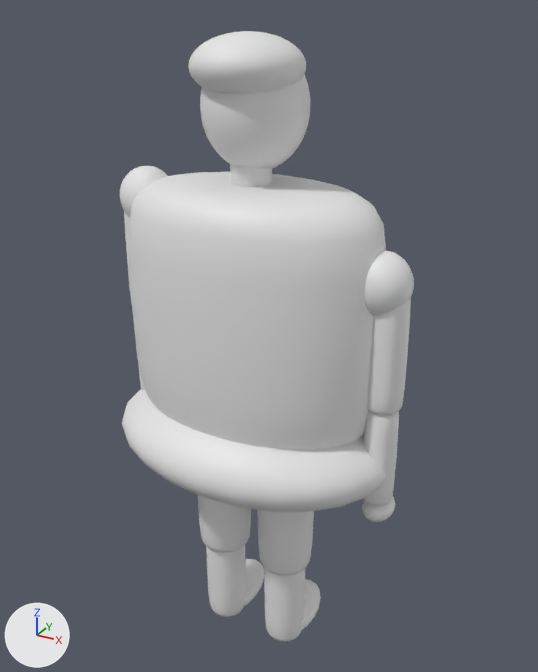
The glTF model assets/props/character-male-e.glb, before and after one commit.
Camera for both pictures: a camera (50 mm lens) standing at (0.87, -1.495, 1.702) and looking at (0.015, 0.058, 0.925). The axes (+X, +Y, +Z) are drawn at lower left. The lights are the same throughout. The first picture is the older version. Vertices at exactly the same position are counted once.

Names of what the first picture shows: 'crowd-arm-l', 'crowd-arm-r', 'crowd-body'.
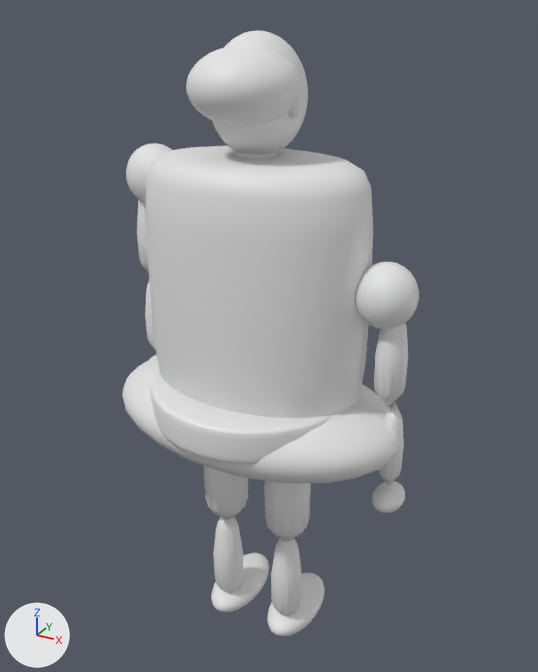
What changed in the scene script:
```text
Change me_cylinder:
    remove me_cylinder.from_pydata(...)  # 4154 vertices, 8264 faces; spans x -0.72..0.06, y -0.28..0.27, z -1.14..0.51
    add me_cylinder.from_pydata(...)  # 5358 vertices, 10648 faces; spans x -0.74..0.06, y -0.28..0.26, z -1.13..0.53
    me_cylinder part 1: the loose piece of 398 vertices spanning x -0.67..0.01, y -0.22..0.21, z -0.45..0.19 is rebuilt with 354 vertices and now spans x -0.63..-0.05, y -0.2..0.19, z -0.37..0.26
    me_cylinder part 2: the loose piece of 362 vertices spanning x -0.72..0.06, y -0.28..0.27, z -0.61..-0.35 is rebuilt with 534 vertices and now spans x -0.74..0.06, y -0.26..0.24, z -0.53..-0.28
    me_cylinder part 3: the loose piece of 310 vertices spanning x -0.51..-0.36, y -0.08..0.07, z -0.88..-0.47 is rebuilt with 74 vertices and now spans x -0.5..-0.37, y -0.07..0.05, z -0.81..-0.43
    me_cylinder part 4: the loose piece of 310 vertices spanning x -0.31..-0.16, y -0.08..0.07, z -0.88..-0.47 is rebuilt with 74 vertices and now spans x -0.3..-0.18, y -0.07..0.05, z -0.81..-0.43
    me_cylinder part 5: a new loose piece of 310 vertices spanning x -0.61..-0.07, y -0.28..0.26, z -0.4..-0.31
    me_cylinder part 6: a new loose piece of 74 vertices spanning x -0.48..-0.39, y -0.06..0.03, z -1.09..-0.76
    me_cylinder part 7: a new loose piece of 74 vertices spanning x -0.29..-0.2, y -0.06..0.03, z -1.09..-0.76
    me_cylinder part 8: 73 vertices moved within x -0.45..-0.22, y -0.14..0.13, z 0.17..0.51; 1450 vertices removed from x -0.46..-0.21, y -0.15..0.15, z 0.17..0.51; 2960 vertices added at x -0.6..-0.08, y -0.18..0.17, z -0.18..0.53
    me_cylinder part 9: 32 vertices moved within x -0.49..-0.17, y -0.05..0.18, z -1.13..-1.07; 1075 vertices removed from x -0.5..-0.17, y -0.06..0.18, z -1.14..-0.78; 655 vertices added at x -0.51..-0.17, y -0.08..0.19, z -1.13..-1.04
Change me_sphere_003:
    remove me_sphere_003.from_pydata(...)  # 1290 vertices, 2564 faces; spans x -0.708..-0.567, y -0.073..0.072, z -0.511..0.198
    add me_sphere_003.from_pydata(...)  # 760 vertices, 1504 faces; spans x -0.707..-0.559, y -0.073..0.081, z -0.396..0.262
    me_sphere_003 part 10: the loose piece of 394 vertices spanning x -0.708..-0.611, y -0.05..0.044, z -0.184..0.111 is rebuilt with 68 vertices and now spans x -0.694..-0.617, y -0.037..0.039, z -0.096..0.172
    me_sphere_003 part 11: the loose piece of 302 vertices spanning x -0.708..-0.567, y -0.073..0.068, z 0.047..0.198 is rebuilt with 362 vertices and now spans x -0.706..-0.559, y -0.073..0.074, z 0.109..0.262
    me_sphere_003 part 12: a new loose piece of 68 vertices spanning x -0.697..-0.637, y -0.018..0.042, z -0.326..-0.081
    me_sphere_003 part 13: 394 vertices removed from x -0.7..-0.619, y -0.042..0.037, z -0.442..-0.185
    other edits to the shape of me_sphere_003 do not show in these pictures
Change me_sphere_005:
    remove me_sphere_005.from_pydata(...)  # 1290 vertices, 2564 faces; spans x -0.071..0.071, y -0.073..0.073, z -0.64..0.071
    add me_sphere_005.from_pydata(...)  # 760 vertices, 1504 faces; spans x -0.074..0.074, y -0.077..0.077, z -0.606..0.053
    me_sphere_005 part 14: the loose piece of 394 vertices spanning x -0.028..0.071, y -0.051..0.045, z -0.313..-0.016 is rebuilt with 68 vertices and now spans x -0.016..0.061, y -0.042..0.035, z -0.306..-0.038
    me_sphere_005 part 15: the loose piece of 394 vertices spanning x -0.021..0.064, y -0.045..0.038, z -0.572..-0.31 is rebuilt with 68 vertices and now spans x 0.004..0.064, y -0.022..0.038, z -0.535..-0.291
    me_sphere_005 part 16: the loose piece of 302 vertices spanning x -0.071..0.07, y -0.073..0.067, z -0.08..0.071 is rebuilt with 362 vertices and now spans x -0.074..0.073, y -0.077..0.069, z -0.101..0.053
    me_sphere_005 part 17: a new loose piece of 262 vertices spanning x -0.006..0.074, y -0.038..0.077, z -0.606..-0.543
    me_sphere_005 part 18: 200 vertices removed from x -0.018..0.061, y -0.036..0.073, z -0.64..-0.574
Change ob_crowd_body:
    ob_crowd_body.location: (0.334, 0.003, 1.144) -> (0.339, 0.023, 1.132)
Change ob_crowd_arm_l:
    ob_crowd_arm_l.location: (0.334, 0.003, 1.144) -> (0.339, 0.023, 1.132)
Change ob_crowd_arm_r:
    ob_crowd_arm_r.location: (0.334, 0.003, 1.144) -> (0.339, 0.023, 1.132)
```

What differs and where, as boxes (x1, y1, x2, y2) in the pictures (538 x 672 px; the box of a moved part takes in the faces that stretch with it):
'crowd-body', reshaped, moved: before (122, 31, 397, 642); after (122, 30, 400, 636)
'crowd-arm-r', reshaped, moved: before (362, 250, 414, 522); after (355, 262, 419, 513)
'crowd-arm-l', reshaped, moved: before (120, 166, 167, 390); after (126, 143, 172, 360)
part 1 of me_cylinder, rebuilt (11% narrower): before (129, 171, 386, 450); after (145, 146, 373, 418)
part 2 of me_cylinder, rebuilt: before (122, 389, 397, 512); after (122, 358, 400, 484)
part 3 of me_cylinder, rebuilt: before (198, 495, 251, 553); after (204, 466, 248, 520)
part 4 of me_cylinder, rebuilt: before (257, 510, 314, 576); after (264, 481, 311, 541)
part 5 of me_cylinder, added: after (150, 370, 333, 464)
part 6 of me_cylinder, added: after (213, 517, 243, 592)
part 7 of me_cylinder, added: after (271, 538, 302, 615)
part 8 of me_cylinder, moved or reshaped: before (188, 31, 311, 187); after (186, 30, 308, 158)
part 9 of me_cylinder, moved or reshaped: before (206, 545, 321, 642); after (211, 553, 325, 636)
part 10 of me_sphere_003, rebuilt: before (124, 211, 132, 304); after (137, 200, 149, 272)
part 11 of me_sphere_003, rebuilt: before (120, 166, 167, 218); after (126, 143, 172, 203)
part 12 of me_sphere_003, added: after (145, 283, 156, 350)
part 13 of me_sphere_003, deleted (mostly hidden): before (138, 363, 144, 390)
part 14 of me_sphere_005, rebuilt: before (367, 298, 411, 415); after (374, 323, 408, 407)
part 15 of me_sphere_005, rebuilt: before (363, 411, 399, 506); after (378, 401, 404, 486)
part 16 of me_sphere_005, rebuilt: before (364, 250, 414, 316); after (355, 262, 419, 329)
part 17 of me_sphere_005, added: after (372, 481, 405, 513)
part 18 of me_sphere_005, deleted: before (362, 497, 395, 522)
